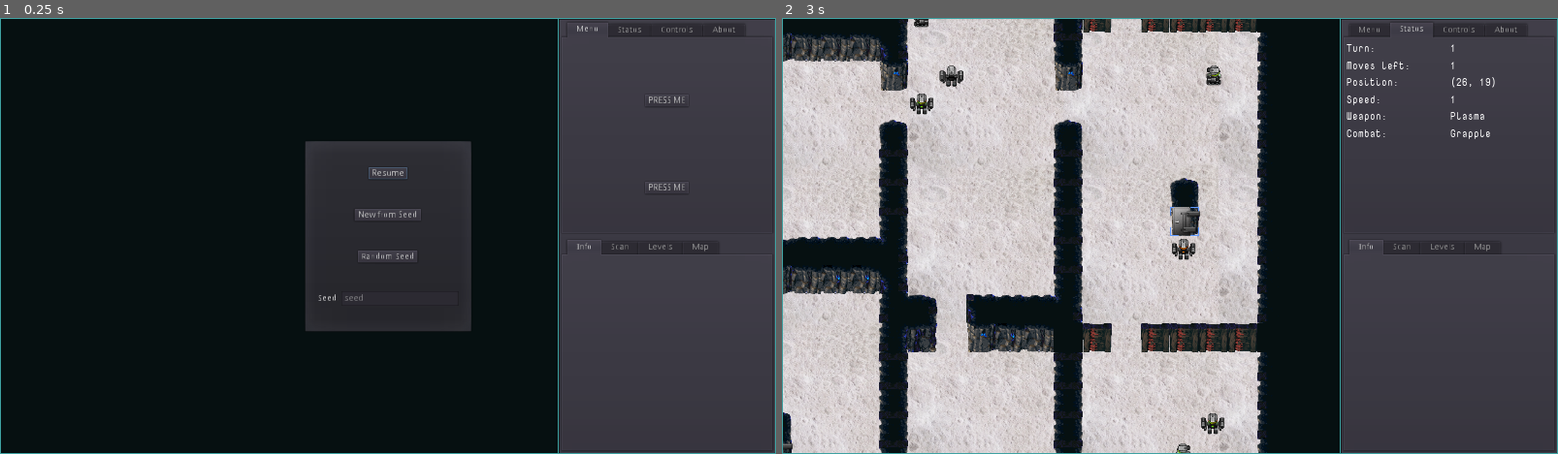
Above: before the commit, frames 1-2 (left to right).
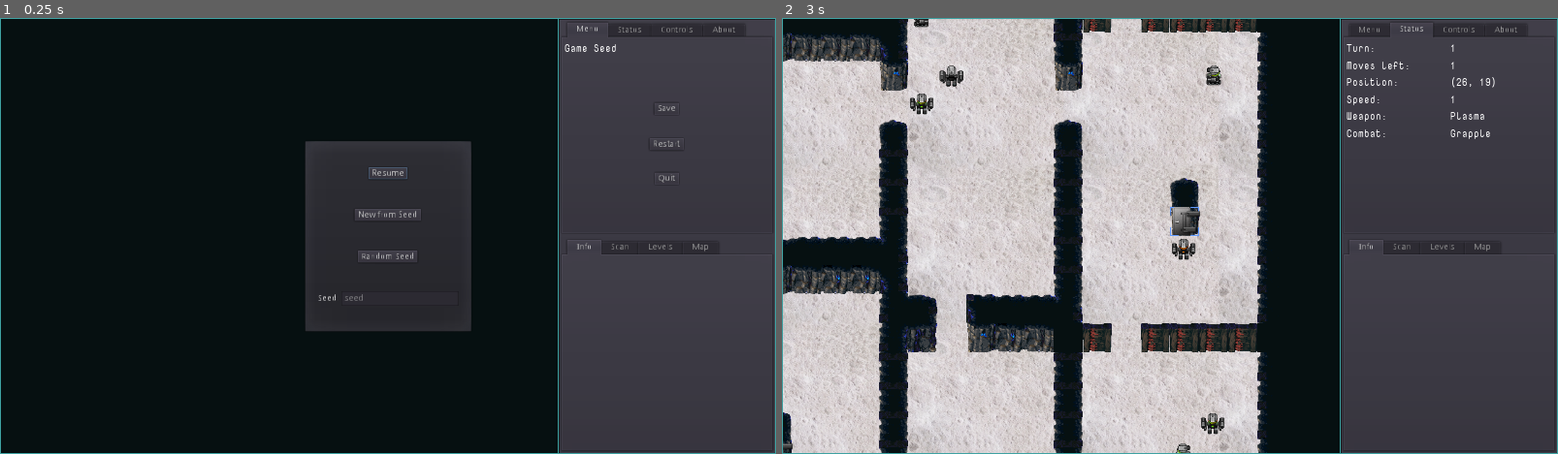
Above: after the commit, the same moments.

Repository: sarrowsmith/quasidroid
Game: Godot game, scene res://Main.tscn
Same seed, same stepped clock (60 frames per second), same inputs: the game is played once before the commit and once after it.
Inputs (mouse positions are in pixels of both pictures, inside the frame that each line leads up to):
- Up to frame 1 (0.25 s): no input
- Up to frame 2 (3 s): click (1449, 100) at 0.5 s, where only the run before the commit has a clickable "PRESS ME"; click (1449, 109) at 1.25 s, where only the run after the commit has a clickable "Save"; click (1449, 144) at 2 s, where only the run after the commit has a clickable "Restart"; click "Resume" at 2.75 s

The runs differ from the first frame. In frame 1, 0.2% of the frame differs, in the area x 72-89%, y 6-40%; in frame 2, nothing differs.

Commit message:
In-game menu with quit and restart working

Diff:
--- a/Main.gd
+++ b/Main.gd
@@ -3,22 +3,26 @@
 
 export(int) var game_seed
 export(int) var pan_speed = 8
-export(NodePath) var popup_path
+export(Vector2) var half_view = Vector2(640, 360)
 
-onready var popup = get_node(popup_path)
 onready var world_size = $World.world_size
 
 var turn = 1
 
 
 func _ready():
-	popup.popup_exclusive = true
-	popup.popup_centered(Vector2(280, 320))
+	show_dialog($Start)
+
+
+func show_dialog(dialog):
+	$World.set_visible(false)
+	view_to(half_view)
+	dialog.popup_centered()
 
 
 func new():
-	popup.popup_exclusive = false
-	popup.set_visible(false)
+	$Start.set_visible(false)
+	$World.set_visible(true)
 	seed(game_seed)
 	change_level($World.create($Player))
 	$World.set_value("Turn", 1, true)
@@ -100,9 +104,14 @@
 		clamp(position.y, 0, world_size.y))
 
 
+# warning-ignore:shadowed_variable
 func load_game(game_seed):
 	self.game_seed = game_seed
 	new()
+
+
+func save_game():
+	pass
 
 
 func _on_Resume_pressed():
@@ -115,3 +124,29 @@
 
 func _on_Random_pressed():
 	pass # Replace with function body.
+
+
+func _on_Button_pressed():
+	pass # Replace with function body.
+
+
+func _on_Save_pressed():
+	save_game()
+
+
+func _on_Restart_pressed():
+	save_game()
+	show_dialog($Start)
+
+
+func _on_Quit_pressed():
+	show_dialog($Quit)
+
+
+func _on_Quit_confirmed():
+	get_tree().quit()
+
+
+func _on_Quit_popup_hide():
+	view_to($Player.position)
+	$World.set_visible(true)
--- a/Main.tscn
+++ b/Main.tscn
@@ -9,7 +9,6 @@
 
 [node name="Main" type="Node2D"]
 script = ExtResource( 2 )
-popup_path = NodePath("StartDialog")
 
 [node name="World" parent="." instance=ExtResource( 1 )]
 player_status_path = NodePath("../View/Panel/Split/UpperPanel/Status")
@@ -96,27 +95,61 @@
 size_flags_horizontal = 3
 size_flags_vertical = 3
 
-[node name="LabelledValue" parent="View/Panel/Split/UpperPanel/Menu" instance=ExtResource( 5 )]
+[node name="Seed" parent="View/Panel/Split/UpperPanel/Menu" instance=ExtResource( 5 )]
 margin_top = 0.0
 margin_right = 338.0
 margin_bottom = 23.0
-
-[node name="CenterContainer" parent="View/Panel/Split/UpperPanel/Menu" instance=ExtResource( 6 )]
-margin_top = 27.0
-margin_right = 338.0
-margin_bottom = 167.0
-
-[node name="CenterContainer2" parent="View/Panel/Split/UpperPanel/Menu" instance=ExtResource( 6 )]
-visible = false
-anchor_right = 1.0
-anchor_bottom = 1.0
-margin_right = -8.0
-margin_bottom = -36.0
-
-[node name="CenterContainer3" parent="View/Panel/Split/UpperPanel/Menu" instance=ExtResource( 6 )]
-margin_top = 171.0
+label = "Game Seed"
+
+[node name="CenterContainer" type="CenterContainer" parent="View/Panel/Split/UpperPanel/Menu"]
+margin_top = 27.0
+margin_right = 338.0
+margin_bottom = 80.0
+size_flags_horizontal = 3
+size_flags_vertical = 3
+
+[node name="Save" parent="View/Panel/Split/UpperPanel/Menu" instance=ExtResource( 6 )]
+margin_top = 84.0
+margin_right = 338.0
+margin_bottom = 138.0
+
+[node name="Button" parent="View/Panel/Split/UpperPanel/Menu/Save" index="0"]
+margin_left = 148.0
+margin_top = 17.0
+margin_right = 189.0
+margin_bottom = 37.0
+text = "Save"
+
+[node name="Restart" parent="View/Panel/Split/UpperPanel/Menu" instance=ExtResource( 6 )]
+margin_top = 142.0
+margin_right = 338.0
+margin_bottom = 195.0
+
+[node name="Button" parent="View/Panel/Split/UpperPanel/Menu/Restart" index="0"]
+margin_left = 140.0
+margin_top = 16.0
+margin_right = 197.0
+margin_bottom = 36.0
+text = "Restart"
+
+[node name="Quit" parent="View/Panel/Split/UpperPanel/Menu" instance=ExtResource( 6 )]
+margin_top = 199.0
+margin_right = 338.0
+margin_bottom = 253.0
+
+[node name="Button" parent="View/Panel/Split/UpperPanel/Menu/Quit" index="0"]
+margin_left = 149.0
+margin_top = 17.0
+margin_right = 189.0
+margin_bottom = 37.0
+text = "Quit"
+
+[node name="CenterContainer2" type="CenterContainer" parent="View/Panel/Split/UpperPanel/Menu"]
+margin_top = 257.0
 margin_right = 338.0
 margin_bottom = 311.0
+size_flags_horizontal = 3
+size_flags_vertical = 3
 
 [node name="Status" type="VBoxContainer" parent="View/Panel/Split/UpperPanel"]
 visible = false
@@ -416,14 +449,16 @@
 [node name="Camera" type="Camera2D" parent="View"]
 current = true
 
-[node name="StartDialog" type="PopupDialog" parent="."]
+[node name="Start" type="PopupDialog" parent="."]
+visible = true
 margin_right = 280.0
 margin_bottom = 320.0
-__meta__ = {
-"_edit_use_anchors_": false
-}
-
-[node name="VBoxContainer" type="VBoxContainer" parent="StartDialog"]
+popup_exclusive = true
+__meta__ = {
+"_edit_use_anchors_": false
+}
+
+[node name="VBoxContainer" type="VBoxContainer" parent="Start"]
 anchor_right = 1.0
 anchor_bottom = 1.0
 margin_left = 24.0
@@ -437,29 +472,39 @@
 "_edit_use_anchors_": false
 }
 
-[node name="CenterContainer" parent="StartDialog/VBoxContainer" instance=ExtResource( 6 )]
-
-[node name="Button" parent="StartDialog/VBoxContainer/CenterContainer" index="0"]
+[node name="CenterContainer" parent="Start/VBoxContainer" instance=ExtResource( 6 )]
+
+[node name="Button" parent="Start/VBoxContainer/CenterContainer" index="0"]
+margin_left = 84.0
+margin_right = 148.0
 text = "Resume"
 
-[node name="CenterContainer2" parent="StartDialog/VBoxContainer" instance=ExtResource( 6 )]
-
-[node name="Button" parent="StartDialog/VBoxContainer/CenterContainer2" index="0"]
+[node name="CenterContainer2" parent="Start/VBoxContainer" instance=ExtResource( 6 )]
+margin_top = 69.0
+margin_bottom = 134.0
+
+[node name="Button" parent="Start/VBoxContainer/CenterContainer2" index="0"]
+margin_left = 61.0
+margin_right = 170.0
 text = "New from Seed"
 
-[node name="CenterContainer3" parent="StartDialog/VBoxContainer" instance=ExtResource( 6 )]
-
-[node name="Button" parent="StartDialog/VBoxContainer/CenterContainer3" index="0"]
+[node name="CenterContainer3" parent="Start/VBoxContainer" instance=ExtResource( 6 )]
+margin_top = 138.0
+margin_bottom = 203.0
+
+[node name="Button" parent="Start/VBoxContainer/CenterContainer3" index="0"]
+margin_left = 66.0
+margin_right = 165.0
 text = "Random Seed"
 
-[node name="MarginContainer" type="MarginContainer" parent="StartDialog/VBoxContainer"]
+[node name="MarginContainer" type="MarginContainer" parent="Start/VBoxContainer"]
 margin_top = 207.0
 margin_right = 232.0
 margin_bottom = 272.0
 size_flags_horizontal = 3
 size_flags_vertical = 3
 
-[node name="HBoxContainer" type="HBoxContainer" parent="StartDialog/VBoxContainer/MarginContainer"]
+[node name="HBoxContainer" type="HBoxContainer" parent="Start/VBoxContainer/MarginContainer"]
 margin_top = 20.0
 margin_right = 232.0
 margin_bottom = 44.0
@@ -468,20 +513,48 @@
 size_flags_horizontal = 3
 size_flags_vertical = 4
 
-[node name="Label" type="Label" parent="StartDialog/VBoxContainer/MarginContainer/HBoxContainer"]
+[node name="Label" type="Label" parent="Start/VBoxContainer/MarginContainer/HBoxContainer"]
+margin_top = 5.0
+margin_right = 35.0
+margin_bottom = 19.0
 text = "Seed:"
 
-[node name="Seed" type="LineEdit" parent="StartDialog/VBoxContainer/MarginContainer/HBoxContainer"]
+[node name="Seed" type="LineEdit" parent="Start/VBoxContainer/MarginContainer/HBoxContainer"]
+margin_left = 39.0
+margin_right = 232.0
+margin_bottom = 24.0
 size_flags_horizontal = 3
 size_flags_vertical = 4
 placeholder_text = "seed"
+
+[node name="Quit" type="ConfirmationDialog" parent="."]
+visible = true
+margin_right = 200.0
+margin_bottom = 70.0
+popup_exclusive = true
+window_title = "Quit?"
+dialog_text = "Are you sure you want to quit? (Game will not be saved at this point.)"
+__meta__ = {
+"_edit_use_anchors_": false
+}
 [connection signal="move" from="Player" to="." method="view_to"]
-[connection signal="pressed" from="StartDialog/VBoxContainer/CenterContainer/Button" to="." method="_on_Resume_pressed"]
-[connection signal="pressed" from="StartDialog/VBoxContainer/CenterContainer2/Button" to="." method="_on_New_pressed"]
-[connection signal="pressed" from="StartDialog/VBoxContainer/CenterContainer3/Button" to="." method="_on_Random_pressed"]
-
-[editable path="StartDialog/VBoxContainer/CenterContainer"]
-
-[editable path="StartDialog/VBoxContainer/CenterContainer2"]
-
-[editable path="StartDialog/VBoxContainer/CenterContainer3"]
+[connection signal="pressed" from="View/Panel/Split/UpperPanel/Menu/Save/Button" to="." method="_on_Save_pressed"]
+[connection signal="pressed" from="View/Panel/Split/UpperPanel/Menu/Restart/Button" to="." method="_on_Restart_pressed"]
+[connection signal="pressed" from="View/Panel/Split/UpperPanel/Menu/Quit/Button" to="." method="_on_Quit_pressed"]
+[connection signal="pressed" from="Start/VBoxContainer/CenterContainer/Button" to="." method="_on_Resume_pressed"]
+[connection signal="pressed" from="Start/VBoxContainer/CenterContainer2/Button" to="." method="_on_New_pressed"]
+[connection signal="pressed" from="Start/VBoxContainer/CenterContainer3/Button" to="." method="_on_Random_pressed"]
+[connection signal="confirmed" from="Quit" to="." method="_on_Quit_confirmed"]
+[connection signal="popup_hide" from="Quit" to="." method="_on_Quit_popup_hide"]
+
+[editable path="View/Panel/Split/UpperPanel/Menu/Save"]
+
+[editable path="View/Panel/Split/UpperPanel/Menu/Restart"]
+
+[editable path="View/Panel/Split/UpperPanel/Menu/Quit"]
+
+[editable path="Start/VBoxContainer/CenterContainer"]
+
+[editable path="Start/VBoxContainer/CenterContainer2"]
+
+[editable path="Start/VBoxContainer/CenterContainer3"]
